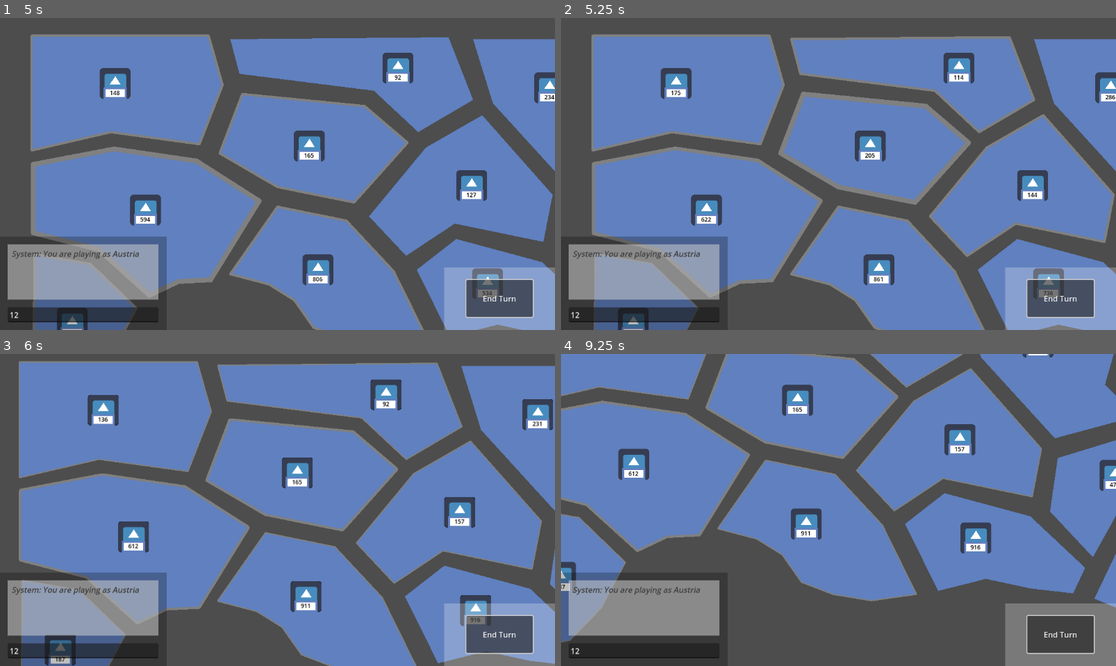
Above: before the commit, frames 1-4 (two rows, left to right).
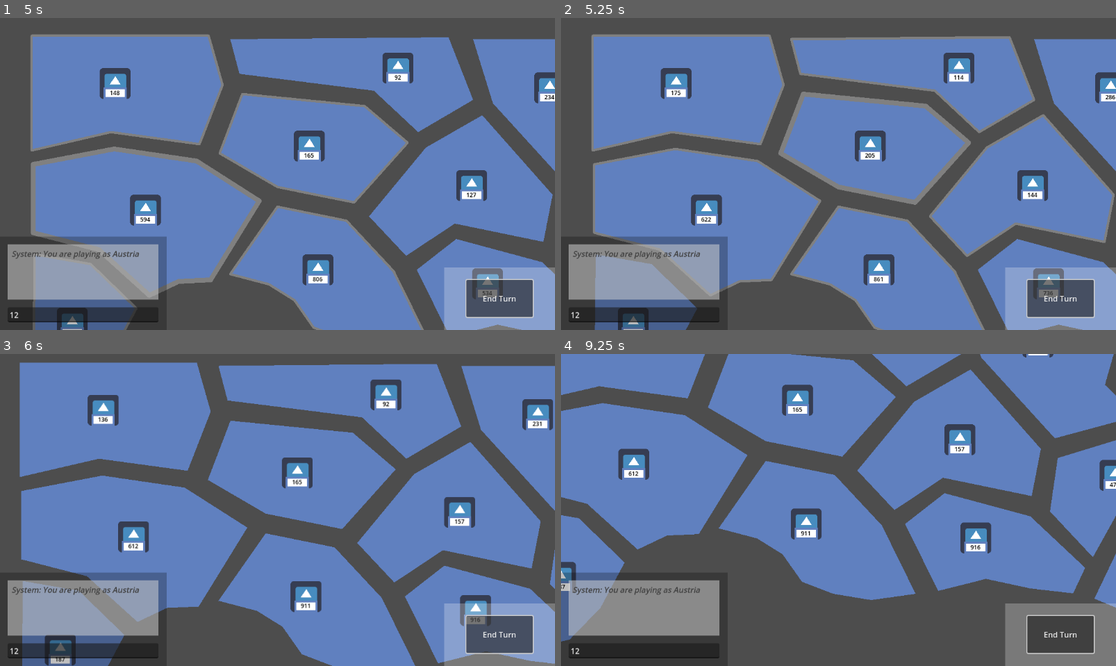
Above: after the commit, the same moments.

Repository: SamTheBlow/grand-strategy-game
Game: Godot game, scene res://scenes/main.tscn
The game is run twice, just before and just after one commit, with the same random seed, the same clock (stepped at 60 frames per second) and the same inputs. The engine's default icon, where the game draws it, is replaced by a stand-in: a white triangle on a blue panel in a dark square.
Inputs (mouse positions are in pixels of both pictures, inside the frame that each line leads up to):
- Up to frame 1 (5 s): click (83, 314) at 0.52 s; type "12" at 0.6 s; click "End Turn" at 1.25 s; click "End Turn" at 2 s; click "End Turn" at 2.75 s; tap Enter at 3.5 s; move the mouse to (399, 158) at 3.52 s; click (399, 158) at 3.67 s; tap Space at 4.25 s; drag from (166, 189) to (249, 236) at 4.27 s
- Up to frame 2 (5.25 s): tap Enter at 5 s; move the mouse to (894, 105) at 5.02 s; click (894, 105) at 5.17 s
- Up to frame 3 (6 s): tap Space at 5.75 s; drag from (249, 572) to (111, 463) at 5.77 s
- Up to frame 4 (9.25 s): move the mouse to (1005, 556) at 6.52 s; click (1005, 556) at 6.67 s; drag from (672, 463) to (755, 432) at 7.27 s; move the mouse to (866, 510) at 8.02 s; click (866, 510) at 8.17 s; drag from (755, 432) to (727, 525) at 8.77 s

Frame 1 is identical in both runs. In frame 2, 0.4% of the frame differs, in the area x 5-48%, y 41-100%; in frame 3, 3.0%, in the area x 3-100%, y 2-100%; in frame 4, 2.2%.

Commit message:
Better code: armies now handle battles by themselves. Fixes crash

Diff:
--- a/GrandStrategyGame/scripts/actions/action_army_movement.gd
+++ b/GrandStrategyGame/scripts/actions/action_army_movement.gd
@@ -6,8 +6,6 @@
 var _army_id: int
 var _destination_province_id: int
 var _new_army_id: int
-
-var _battles: Array[Battle] = []
 
 
 func _init(
@@ -36,11 +34,11 @@
 	army.id = _new_army_id
 	destination_armies.add_army(army)
 
-	# Make the battles happen
-	for battle in _battles:
-		battle.apply_to(game_state)
-
-	#print("Province ", _province_id, " got its army ", _army_id, " moved to province ", _destination_province_id, " with new id ", _new_army_id)
+	#print(
+	#		"Province ", _province_id, " got its army ", _army_id,
+	#		" moved to province ", _destination_province_id,
+	#		" with new id ", _new_army_id
+	#)
 	super(game_state)
 
 
--- a/GrandStrategyGame/scripts/armies/armies.gd
+++ b/GrandStrategyGame/scripts/armies/armies.gd
@@ -23,6 +23,8 @@
 	army.connect("destroyed", Callable(self, "remove_army"))
 	armies.append(army)
 	add_child(army)
+
+	army.resolve_battles(armies)
 
 
 func merge_armies() -> void:
--- a/GrandStrategyGame/scripts/armies/army.gd
+++ b/GrandStrategyGame/scripts/armies/army.gd
@@ -95,6 +95,18 @@
 		gray_out()
 
 
+func resolve_battles(armies: Array[Army]) -> void:
+	for other_army in armies:
+		if other_army.owner_country() != owner_country():
+			fight(other_army)
+
+
+func fight(army: Army) -> void:
+	var battle := Battle.new(self, army)
+	battle.attacker_efficiency *= 0.9
+	battle.apply()
+
+
 func _update_troop_count_label() -> void:
 	var troop_count_label := $ColorRect/TroopCount as Label
 	troop_count_label.text = str(army_size.current_size())
--- a/GrandStrategyGame/scripts/game.gd
+++ b/GrandStrategyGame/scripts/game.gd
@@ -132,7 +132,6 @@
 		if not _game_state.rules.action_is_legal(local_simulation, action_split):
 			return
 		actions.append(action_split)
-		_game_state.rules.connect_action(action_split)
 		action_split.apply_to(local_simulation)
 
 		moving_army_id = new_army_id
@@ -151,7 +150,6 @@
 	if not _game_state.rules.action_is_legal(local_simulation, action_move):
 		return
 	actions.append(action_move)
-	_game_state.rules.connect_action(action_move)
 
 	# Everything was okay, so now we can submit the actions
 	var you: Player = _simulation.players.player_from_id(_your_id)
@@ -178,7 +176,7 @@
 	_game_state.rules.start_of_turn(_game_state)
 
 	# Update the visible game state
-	remove_child(_simulation)
+	$WorldLayer.remove_child(_simulation)
 	_simulation = _game_state.copy()
 
 	# TODO bad code DRY
@@ -195,8 +193,6 @@
 	# Process the player's actions
 	var actions: Array[Action] = (player as Player).actions
 	for action in actions:
-		if player.id != _your_id:
-			_game_state.rules.connect_action(action)
 		if _game_state.rules.action_is_legal(_game_state, action):
 			action.apply_to(_game_state)
 
--- a/GrandStrategyGame/scripts/game_rules/combat/battle.gd
+++ b/GrandStrategyGame/scripts/game_rules/combat/battle.gd
@@ -1,41 +1,42 @@
 class_name Battle
 
 
-var _province_id: int
-var _attacking_army_id: int
-var _defending_army_id: int
+var _attacking_army: Army
+var _defending_army: Army
 var attacker_efficiency: float = 1.0
 
 
 func _init(
-		province_id: int,
-		attacking_army_id: int,
-		defending_army_id: int
+		attacking_army: Army,
+		defending_army: Army
 ) -> void:
-	_province_id = province_id
-	_attacking_army_id = attacking_army_id
-	_defending_army_id = defending_army_id
+	_attacking_army = attacking_army
+	_defending_army = defending_army
 
 
-func apply_to(game_state: GameState) -> void:
-	var armies: Armies = (
-			game_state.world.provinces.province_from_id(_province_id).armies
+func apply() -> void:
+	var delta: int = (
+			int(_attacking_army.army_size.current_size() * attacker_efficiency)
+			- _defending_army.army_size.current_size()
 	)
-	var attacker: Army = armies.army_from_id(_attacking_army_id)
-	var defender: Army = armies.army_from_id(_defending_army_id)
-
-	var delta: int = (
-			int(attacker.army_size.current_size() * attacker_efficiency)
-			- defender.army_size.current_size()
-	)
-	#print("Battle occured. Attacker ", attacker.id, " ; Defender ", defender.id, " ; Delta ", delta, " (", "battle was a tie" if delta == 0 else ("attacker won" if delta > 0 else "defender won"), ")")
+	#print(
+	#		"Battle occured. Attacker ", _attacking_army.id,
+	#		" ; Defender ", _defending_army.id,
+	#		" ; Delta ", delta,
+	#		" (", "battle was a tie" if delta == 0 else
+	#		("attacker won" if delta > 0 else "defender won"), ")"
+	#)
 	if delta > 0:
 		# TODO bad code
-		attacker.army_size.remove(attacker.army_size.current_size() - delta)
-		defender.destroy()
+		_attacking_army.army_size.remove(
+				_attacking_army.army_size.current_size() - delta
+		)
+		_defending_army.destroy()
 	elif delta < 0:
-		attacker.destroy()
-		defender.army_size.remove(defender.army_size.current_size() + delta)
+		_attacking_army.destroy()
+		_defending_army.army_size.remove(
+				_defending_army.army_size.current_size() + delta
+		)
 	else:
-		attacker.destroy()
-		defender.destroy()
+		_attacking_army.destroy()
+		_defending_army.destroy()
--- a/GrandStrategyGame/scripts/game_rules/combat/combat.gd
+++ /dev/null
@@ -1,66 +0,0 @@
-class_name RuleCombat
-extends Rule
-## Gives the defender a slight advantage in combat.
-
-
-# These are both unused right now...
-signal battle_started(battle: Battle)
-signal battle_ended(game_state: GameState, batle: Battle)
-
-
-func _on_action_applied(
-		action: Action,
-		game_state: GameState
-) -> void:
-	if action is ActionArmyMovement:
-		var movement := action as ActionArmyMovement
-		var province_id: int = movement._destination_province_id
-		var army_id: int = movement._new_army_id
-		movement._battles = resolve_battles(game_state, province_id, army_id)
-
-
-func resolve_battles(
-		game_state: GameState,
-		province_id: int,
-		army_id: int
-) -> Array[Battle]:
-	var output: Array[Battle] = []
-
-	# TODO make sure this works when there are more than two armies
-	var armies: Armies = (
-			game_state.world.provinces.province_from_id(province_id).armies
-	)
-	var army_owner: Country = armies.army_from_id(army_id).owner_country()
-	for other_army in armies.armies:
-		if other_army.owner_country() != army_owner:
-			output.append(resolve_battle(
-					game_state,
-					province_id,
-					army_id,
-					other_army.id
-			))
-
-	return output
-
-
-func resolve_battle(
-		game_state: GameState,
-		province_id: int,
-		attacker_id: int,
-		defender_id: int
-) -> Battle:
-	var battle := Battle.new(
-			province_id,
-			attacker_id,
-			defender_id
-	)
-	battle.attacker_efficiency *= 0.9
-
-	# Allow other rules to affect the outcome
-	battle_started.emit(battle)
-
-	battle.apply_to(game_state)
-
-	battle_ended.emit(game_state, battle)
-
-	return battle
--- a/GrandStrategyGame/scripts/rule.gd
+++ b/GrandStrategyGame/scripts/rule.gd
@@ -11,10 +11,6 @@
 
 
 func _on_start_of_turn(_game_state: GameState) -> void:
-	pass
-
-
-func _on_action_applied(_action: Action, _game_state: GameState) -> void:
 	pass
 
 
--- a/GrandStrategyGame/scripts/rules.gd
+++ b/GrandStrategyGame/scripts/rules.gd
@@ -78,24 +78,12 @@
 	return true
 
 
-func connect_action(action: Action) -> void:
-	var rules: Array[Node] = get_children()
-	for rule in rules:
-		var _connect_error = action.connect(
-				"action_applied",
-				Callable(rule, "_on_action_applied")
-		)
-
-
 static func build() -> Rules:
 	var game_rules := Rules.new()
 	game_rules.name = "Rules"
 	game_rules.add_child(RuleNewProvinceOwnership.new())
 	game_rules.add_child(RuleProvincePercentageToWin.new())
 	game_rules.add_child(RuleMinArmySize.new())
-	var rule_combat := RuleCombat.new()
-	rule_combat.name = "Combat"
-	game_rules.add_child(rule_combat)
 	game_rules.add_child(RulePopGrowth.new())
 	game_rules.add_child(RuleAutoRecruit.new())
 	return game_rules
